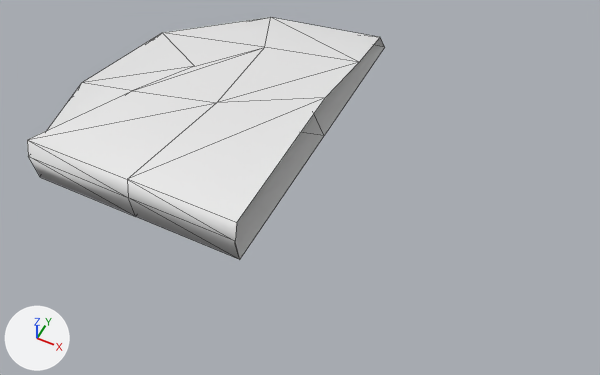
The glTF model assets/blueprints/polyphore.glb as it was, and as the next commit left it.
Camera for both pictures: a 50 mm camera at (0.4, -0.611, 0.963) aimed at (0.005, 0.18, -0.026). The lights are fixed; the arrows at lower left show +X, +Y and +Z. The first picture is the older version. Mesh edges are drawn as thin lines. Where no turn or scale is listed for an object, it has been applied to the vertices. Vertices at exactly the same position are counted once.

Objects in the first picture: 'polyphore'.
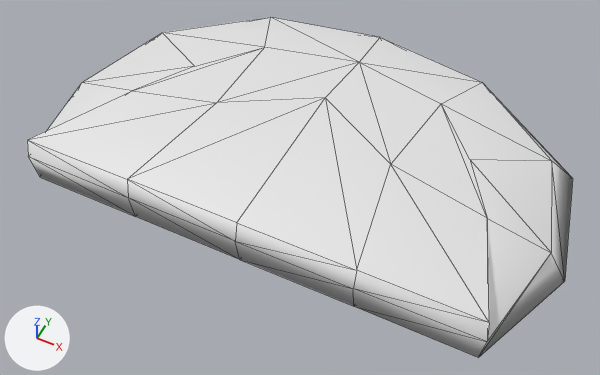
Pixel boxes (x1, y1, x2, y2) of what changed, in the pictures (600 x 375 px):
```json
{"object": "polyphore", "change": "reshaped", "before": [27, 17, 385, 259], "after": [27, 17, 573, 358], "on screen": "52% wider, 41% taller"}
{"part": 1, "of": "me_cube_015", "change": "added", "after": [236, 37, 573, 358]}
```

Edits to the scene script, one JSON object a line:
```json
{"block": "me_cube_015", "where": "# used by ob_polyphore; location = (0.0, 0.246, 0.0)"}
{"op": "remove", "block": "me_cube_015", "code": "me_cube_015.from_pydata(...)  # 25 vertices, 40 faces; spans x -0.428..0.0, y -0.257..0.29, z 0.0..0.084"}
{"op": "add", "block": "me_cube_015", "code": "me_cube_015.from_pydata(...)  # 42 vertices, 80 faces; spans x -0.428..0.428, y -0.257..0.29, z 0.0..0.084"}
{"block": "me_cube_015", "change": "me_cube_015 part 1"}
{"block": "me_cube_015", "change": "17 vertices are added at x 0.146..0.428, y -0.257..0.255, z 0.0..0.084"}
{"block": "me_cube_015", "change": "40 new faces join them"}
```
